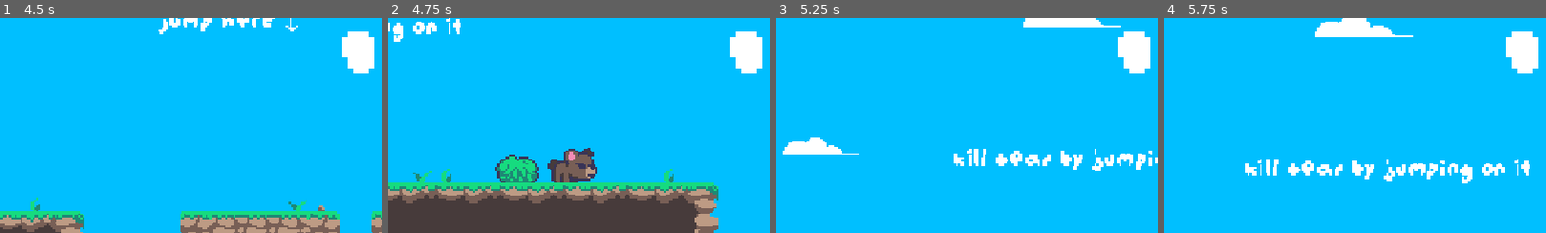
Above: before the commit, frames 1-4 (left to right).
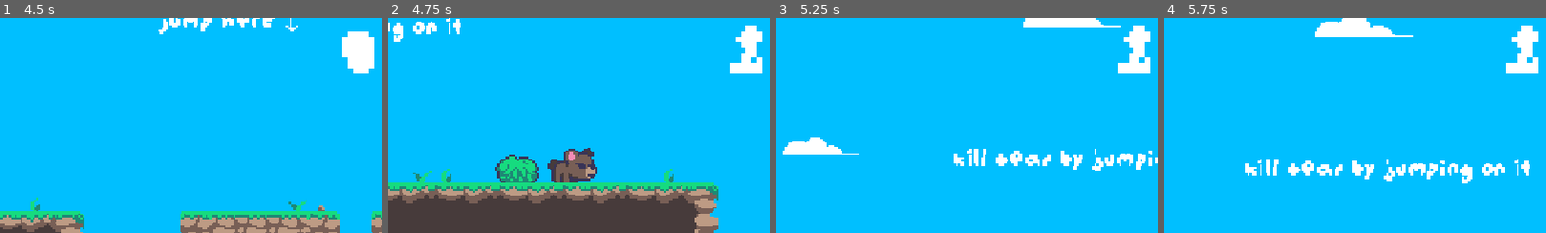
Above: after the commit, the same moments.

Repository: kocio07/Brackeys-game-jam
Game: Godot game, scene res://sceny/main.tscn
Same seed, same stepped clock (60 frames per second), same inputs: the game is played once before the commit and once after it. This scene is started directly instead of the project's main scene.
Inputs:
- Up to frame 1 (4.5 s): hold D (right) 0.53-2.03 s; tap X (start) every 0.75 s from 0.6 to 4.35 s; tap Space (jump) at 0.77, 1.52, 3.02, 3.77 s; hold A (left) 2.03-2.78 s; hold D (right) 2.78-4.28 s; hold A (left) from 4.28 s (still down)
- Up to frame 2 (4.75 s): keep holding A (left); tap Space (jump) at 4.52 s
- Up to frame 3 (5.25 s): release A (left) at 5.03 s; hold D (right) from 5.03 s (still down); tap X (start) at 5.1 s
- Up to frame 4 (5.75 s): keep holding D (right)
The pictures show only the part of the screen within x 36-86%, y 0-50%; the shares and areas given below are measured in that part.

Frame 1 is identical in both runs. In frame 2, 0.8% of the frame differs, in the area x 89-98%, y 3-26%; in frame 3, 0.8%; in frame 4, 0.8%.

Commit message:
Added working death counter

Diff:
--- a/nowy-projekt-gry/killzone-text.gd
+++ b/nowy-projekt-gry/killzone-text.gd
@@ -12,6 +12,7 @@
 
 
 func respawn_gracz(body: CharacterBody2D) -> void:
+	Global.dead_counter += 1
 	if Global.checkpoint_pos != Vector2(-999, -999):
 		body.global_position = Global.checkpoint_pos
 		body.velocity = Vector2.ZERO
--- /dev/null
+++ b/nowy-projekt-gry/sceny/dead_ui.gd
@@ -0,0 +1,4 @@
+extends Label
+
+func _process(_delta):
+	text = str(Global.dead_counter)
--- a/nowy-projekt-gry/sceny/main.tscn
+++ b/nowy-projekt-gry/sceny/main.tscn
@@ -17,6 +17,7 @@
 [ext_resource type="Texture2D" uid="uid://b55s3c7atwr17" path="res://assets/Rocky Roads/Deco/rock.png" id="14_ghpb7"]
 [ext_resource type="Texture2D" uid="uid://b2y5t5nu8fwx5" path="res://assets/Skeleton_Bones/Pixel_Size_64x64/Skull_Normal.png" id="15_pbd1v"]
 [ext_resource type="PackedScene" uid="uid://bmhvq6x7i7i6e" path="res://killzone_wall.tscn" id="15_rr6wh"]
+[ext_resource type="Script" uid="uid://mklhaaoquak8" path="res://sceny/dead_ui.gd" id="16_oh337"]
 [ext_resource type="PackedScene" uid="uid://bomkomr5urnuq" path="res://sceny/killzone-text.tscn" id="16_v4v28"]
 [ext_resource type="Script" uid="uid://baj6j84d0ptrq" path="res://sceny/en_text.gd" id="17_vf4ao"]
 [ext_resource type="Script" uid="uid://byrf5bnj0fglx" path="res://sceny/label_7.gd" id="18_avd7h"]
@@ -754,6 +755,7 @@
 scale = Vector2(5.5600004, 5.5600004)
 text = "0"
 label_settings = SubResource("LabelSettings_5rwrc")
+script = ExtResource("16_oh337")
 
 [node name="Camera2D" type="Camera2D" parent="Gracz" unique_id=232602826]
 position = Vector2(0, -31)
--- a/nowy-projekt-gry/skrypty/global.gd
+++ b/nowy-projekt-gry/skrypty/global.gd
@@ -2,3 +2,4 @@
 
 var checkpoint_pos: Vector2 = Vector2(-999, -999)
 var previous_checkpoint: AnimatedSprite2D = null  #to sie pozniej przyda jak bedziemy chciec zmienic txt checkpointa jak gracz go akttwuje, jak bedzie czas to to dodam
+var dead_counter = 0
--- a/nowy-projekt-gry/skrypty/killzone.gd
+++ b/nowy-projekt-gry/skrypty/killzone.gd
@@ -10,6 +10,7 @@
 
 
 func respawn_gracz(body: CharacterBody2D) -> void:
+	Global.dead_counter += 1
 	if Global.checkpoint_pos != Vector2(-999, -999):
 		body.global_position = Global.checkpoint_pos
 		body.velocity = Vector2.ZERO
--- a/nowy-projekt-gry/skrypty/wrog_1.gd
+++ b/nowy-projekt-gry/skrypty/wrog_1.gd
@@ -42,6 +42,7 @@
 
 
 func respawn_gracz(body: CharacterBody2D) -> void:
+	Global.dead_counter += 1
 	if Global.checkpoint_pos != Vector2(-999, -999):
 		$"ouch sfx".play()
 		body.global_position = Global.checkpoint_pos
Not shown, added: nowy-projekt-gry/sceny/dead_ui.gd.uid
